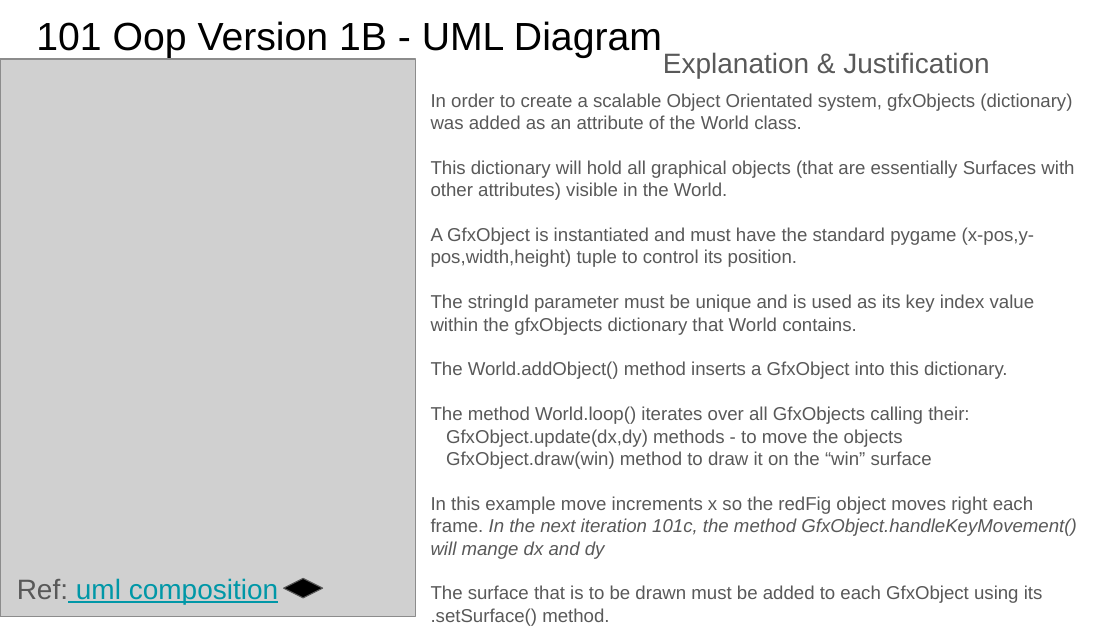
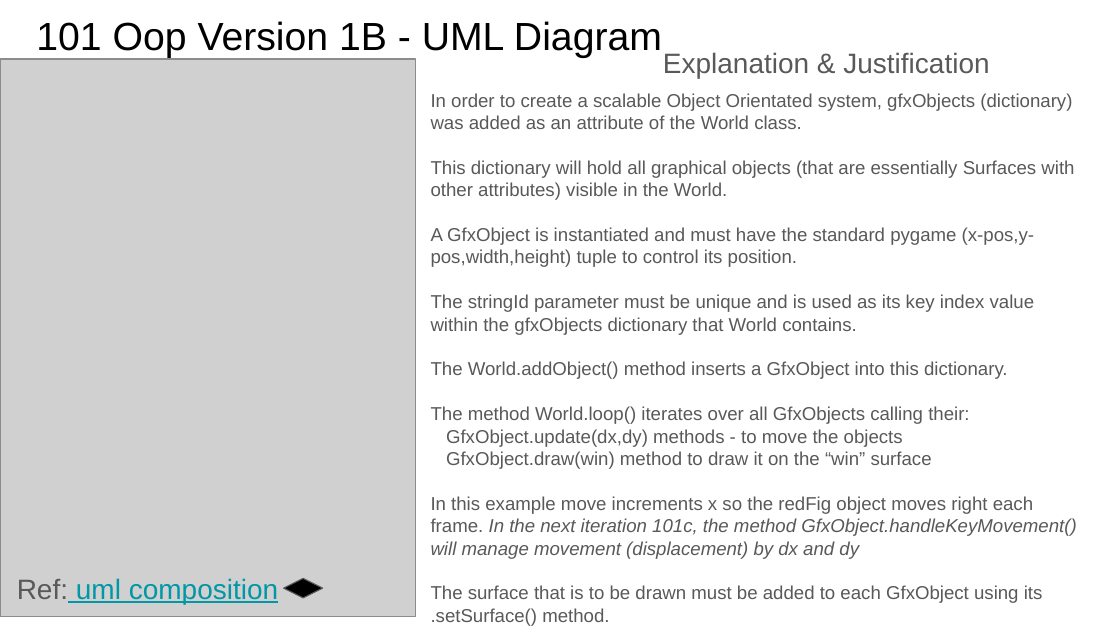
Before and after one commit to MrAWHolmes/KS5-NEA2425, a slide deck: slide 11 of tech_with_tim/Pygame-Tuts-101-1ABC/Docs/Pygame-101-Tuts-by-MrH.pptx. Drawn at 1120x630 pixels with LibreOffice and Linux fonts; fonts in the diff are those of the drawing; grey boxes stand for pictures. Boxes give left, top, right and bottom in pixels: in the first picture for what was removed or moved away, otherwise in the second. Text is boxed around its words. In the diff, an @@ line names an element or a change of style, - is before the commit and + after.

```diff
--- a/tech_with_tim/Pygame-Tuts-101-1ABC/Docs/Pygame-101-Tuts-by-MrH.pptx
+++ b/tech_with_tim/Pygame-Tuts-101-1ABC/Docs/Pygame-101-Tuts-by-MrH.pptx
@@ text at (431,496,1076,559): text changed @@
-In this example move increments x so the redFig object moves right each frame. In the next iteration 101c, the method GfxObject.handleKeyMovement() will mange dx and dy
+In this example move increments x so the redFig object moves right each frame. In the next iteration 101c, the method GfxObject.handleKeyMovement() will manage movement (displacement) by dx and dy
```
Also in this commit, not shown: 4 other slides changed, 3 slides added, 1 slide removed, 4 other files.
